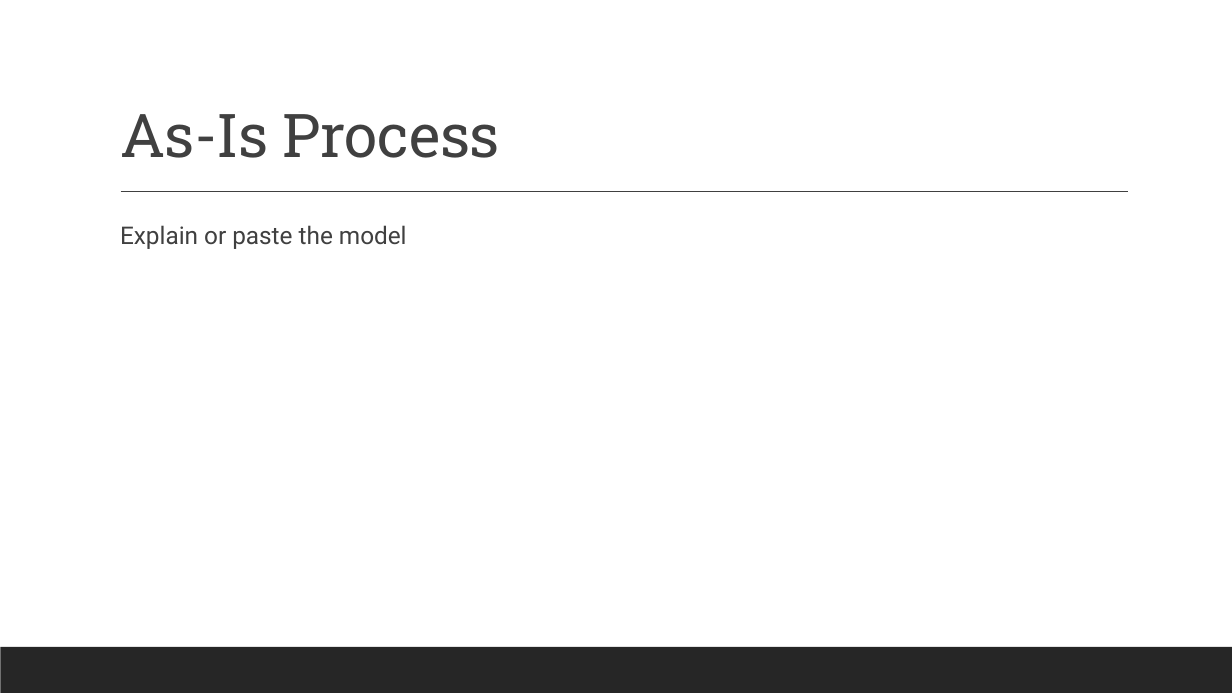
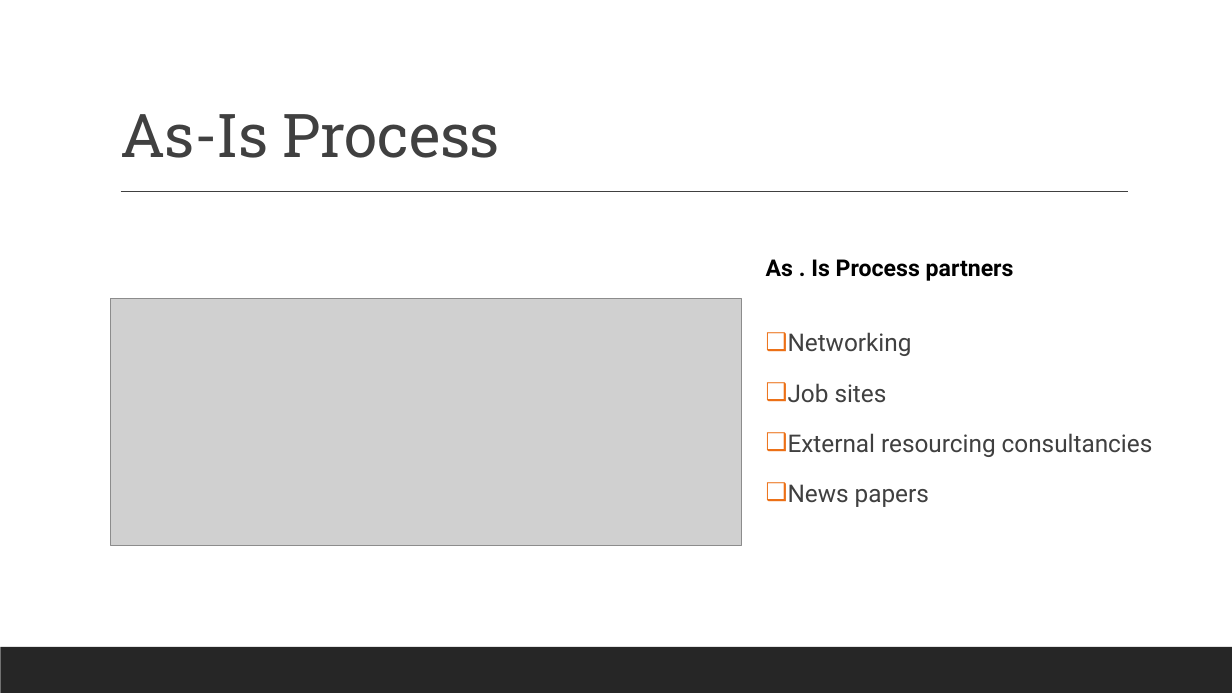
Before and after one commit to DigiBP/DigiBP_Sakura, a slide deck: slide 3 of Recruitment Proceess Presentaion.pptx. Drawn at 1232x693 pixels with LibreOffice and Linux fonts; fonts in the diff are those of the drawing; grey boxes stand for pictures. Boxes give left, top, right and bottom in pixels: in the first picture for what was removed or moved away, otherwise in the second. Text is boxed around its words. In the diff, an @@ line names an element or a change of style, - is before the commit and + after.

```diff
--- a/Recruitment Proceess Presentaion.pptx
+++ b/Recruitment Proceess Presentaion.pptx
@@ text removed at [120,225,407,249] @@
-  Explain or paste the model
@@ text added at [766,259,1153,507], 19 pt, text #404040 @@
+As . Is Process partners
+❑ Networking
+❑ Job sites
+❑ External resourcing consultancies
+❑ News papers
@@ picture added at [111,299,741,545] @@
```
Also in this commit, not shown: 2 other slides changed.
